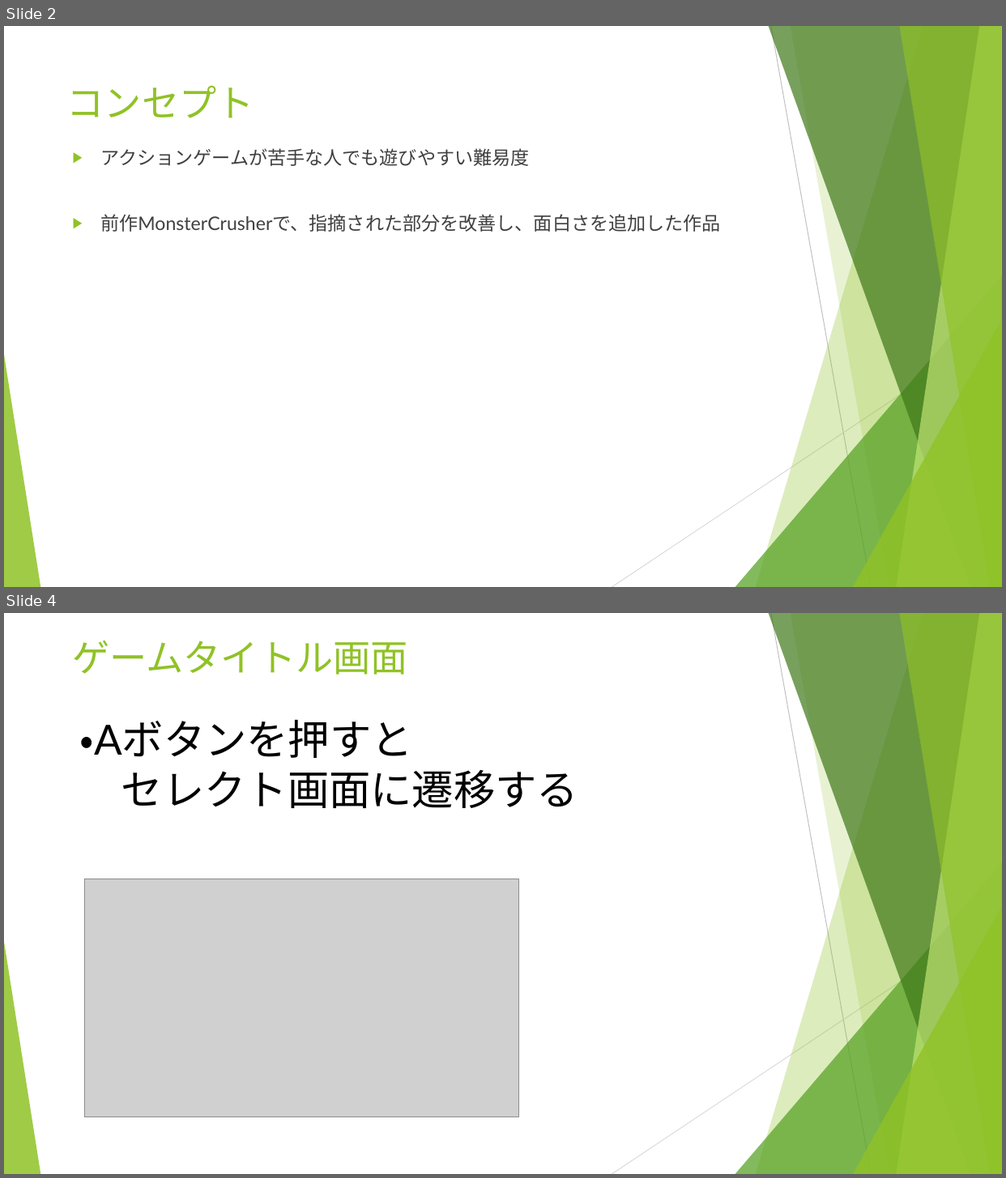
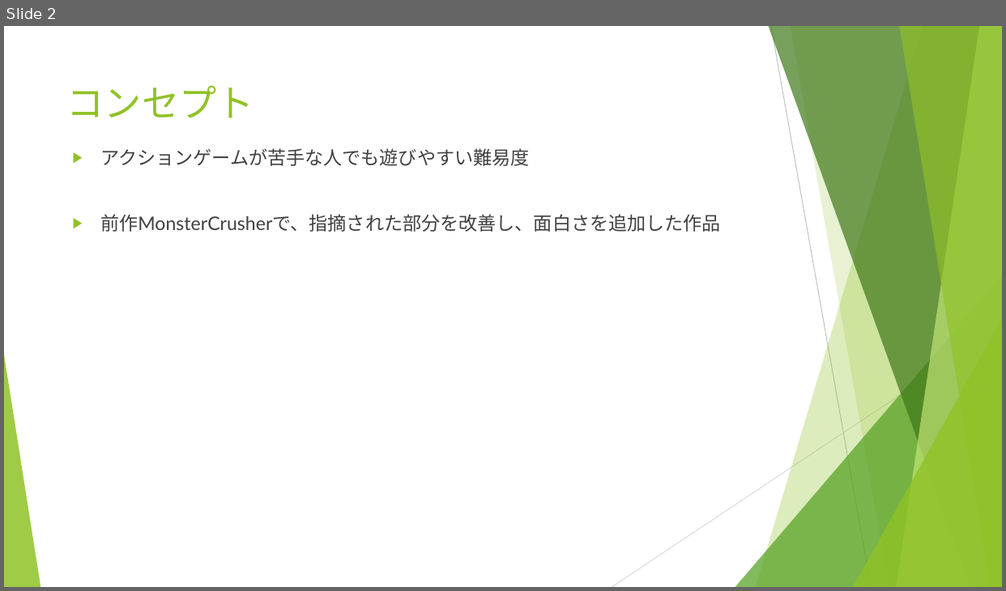
Before and after one commit to Remy-1216/MonsterCrusher, a slide deck: MonsterCrusher Mod.pptx. Shown one above the other, each under a label of ours: slides 2 and 4 before the commit, slide 2 after it; the slides between them are not shown. The pictures are 1006x1178 and 1006x591 pixels, drawn with LibreOffice and Linux fonts; fonts in the diff are those of the drawing; grey boxes stand for pictures. Boxes give left, top, right and bottom in pixels: in the first picture for what was removed or moved away, otherwise in the second. Text is boxed around its words. In the diff, an @@ line names an element or a change of style, - is before the commit and + after.

```diff
--- a/MonsterCrusher Mod.pptx
+++ b/MonsterCrusher Mod.pptx
@@ slide 4 removed at bbox=[4, 613, 1002, 1174], background #FFFFFF; not listed: 10 template elements that a slide beside it also shows @@
@@ title removed at bbox=[73, 641, 408, 675] @@
-ゲームタイトル画面
@@ text removed at bbox=[80, 720, 578, 808] @@
-・Aボタンを押すと
-セレクト画面に遷移する
@@ picture removed at bbox=[84, 879, 519, 1117] @@
```
Also in this commit, not shown: 1 slide changed, 1 slide added, 1 other slide removed, 1 other file.
